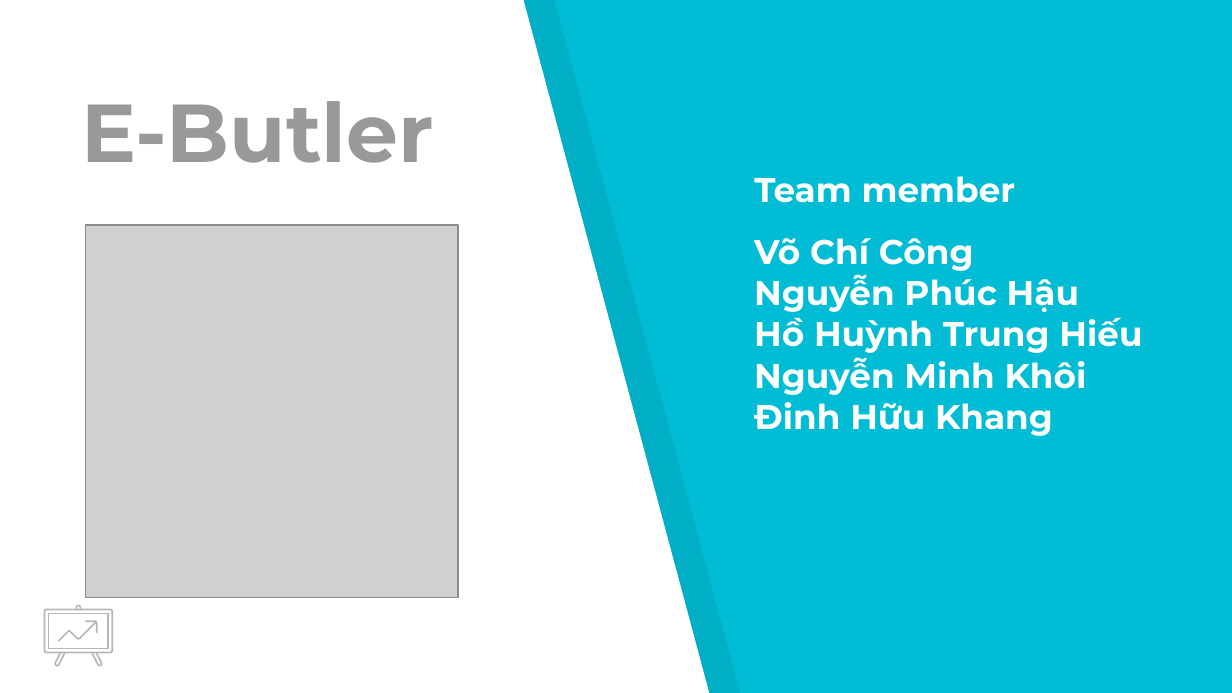
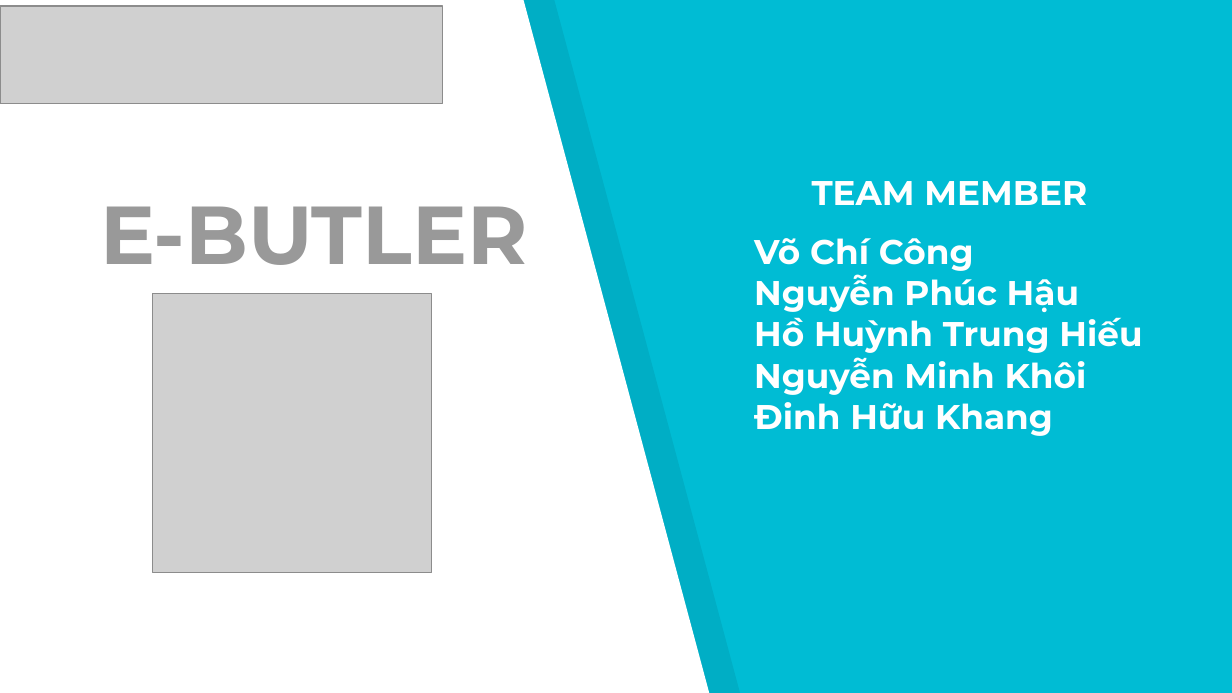
Before and after one commit to huukhang20/SWP391, a slide deck: slide 1 of Documents/pp_miniCap.pptx. Drawn at 1232x693 pixels with LibreOffice and Linux fonts; fonts in the diff are those of the drawing; grey boxes stand for pictures. Boxes give left, top, right and bottom in pixels: in the first picture for what was removed or moved away, otherwise in the second. Text is boxed around its words. In the diff, an @@ line names an element or a change of style, - is before the commit and + after.

```diff
--- a/Documents/pp_miniCap.pptx
+++ b/Documents/pp_miniCap.pptx
@@ picture added at [0, 6, 442, 103] @@
@@ title at [100, 206, 528, 265]: text changed @@
-E-Butler
+E-BUTLER
@@ text at [812, 181, 1087, 205]: text changed @@
-Team member
+TEAM MEMBER
@@ picture: place and size @@
-picture at [86, 225, 458, 598]
+picture at [153, 293, 432, 573]
@@ group removed at [44, 606, 112, 667]: 7 freeform shapes @@
```
Also in this commit, not shown: 6 other slides changed, 28 slides added, 3 slides removed, 1 other file.
